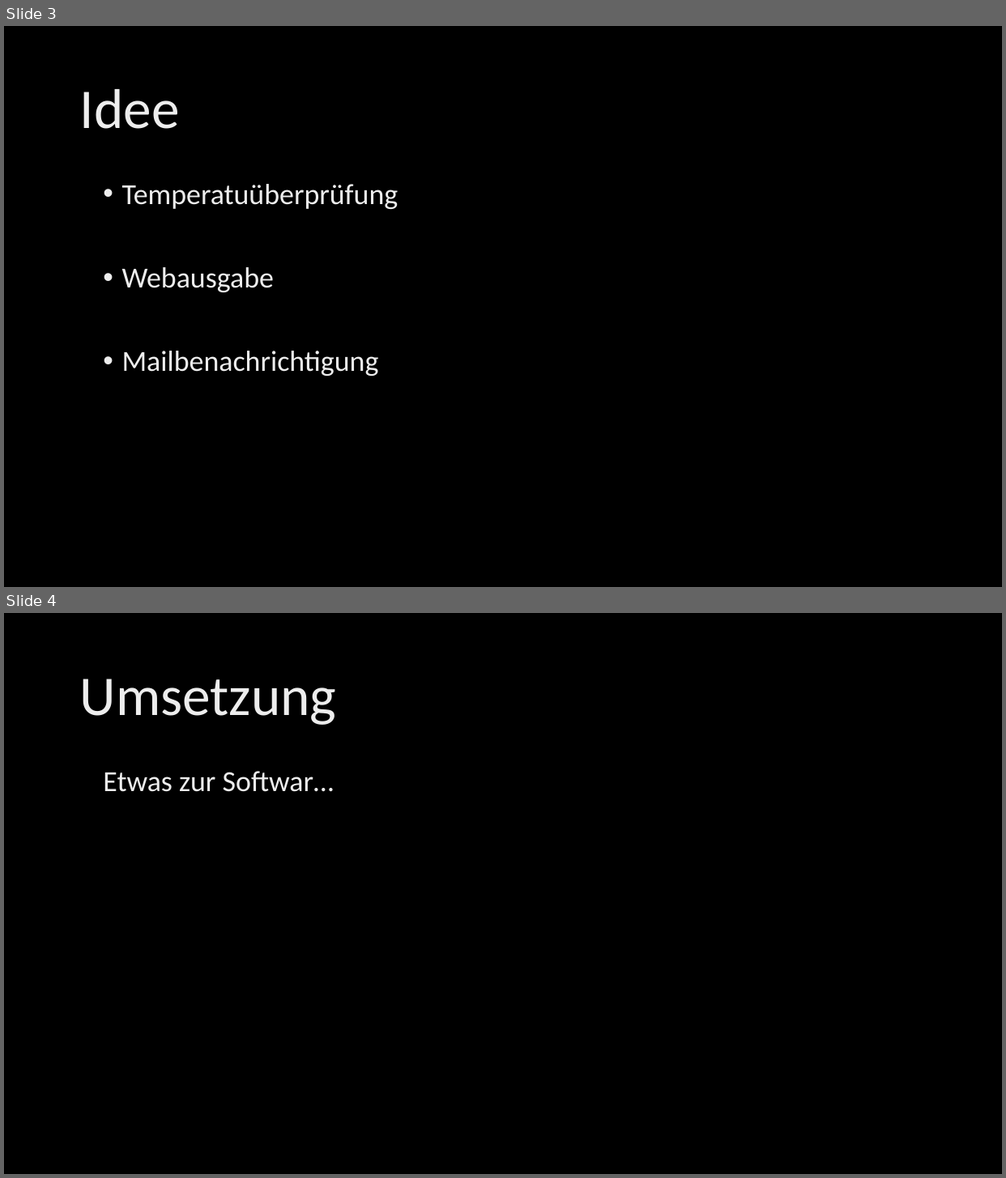
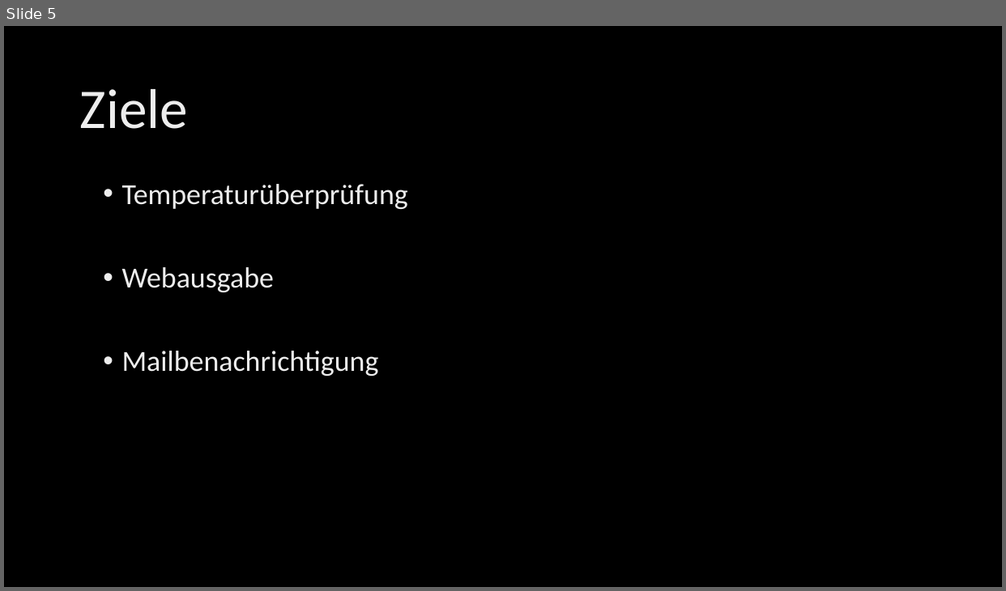
Before and after one commit to tkreienbuehl/I_BA_NS1701, a slide deck: Presentation/Presentation.pptx. Shown one above the other, each under a label of ours: slides 3 and 4 before the commit, slide 5 after it. The pictures are 1006x1178 and 1006x591 pixels, drawn with LibreOffice and Linux fonts; fonts in the diff are those of the drawing; background and template pictures are left out. Boxes give left, top, right and bottom in pixels: in the first picture for what was removed or moved away, otherwise in the second. Text is boxed around its words. In the diff, an @@ line names an element or a change of style, - is before the commit and + after.

```diff
--- a/Presentation/Presentation.pptx
+++ b/Presentation/Presentation.pptx
@@ slide 4 removed at box(4, 613, 1002, 1174), background picture (left out) @@
@@ title removed at box(80, 679, 336, 725) @@
-Umsetzung
@@ text removed at box(103, 771, 334, 792) @@
-Etwas zur Softwar…
@@ what was slide 3 is now slide 5 @@
@@ slide 5 changed as well @@
@@ title at box(80, 89, 188, 129): text changed @@
-Idee
+Ziele
@@ text at box(122, 184, 408, 209): text changed @@
-• Temperatuüberprüfung
+• Temperaturüberprüfung
```
Also in this commit, not shown: 3 other slides changed, 12 slides added, 2 other slides removed, 1 other file.
